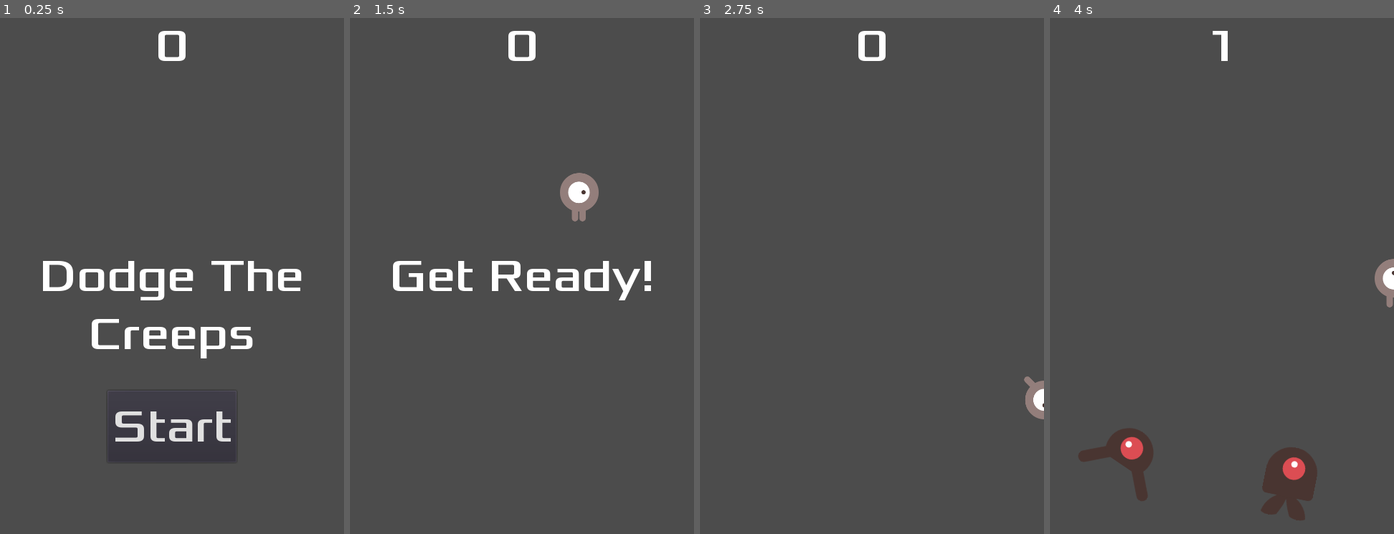
Above: before the commit, frames 1-4 (left to right).
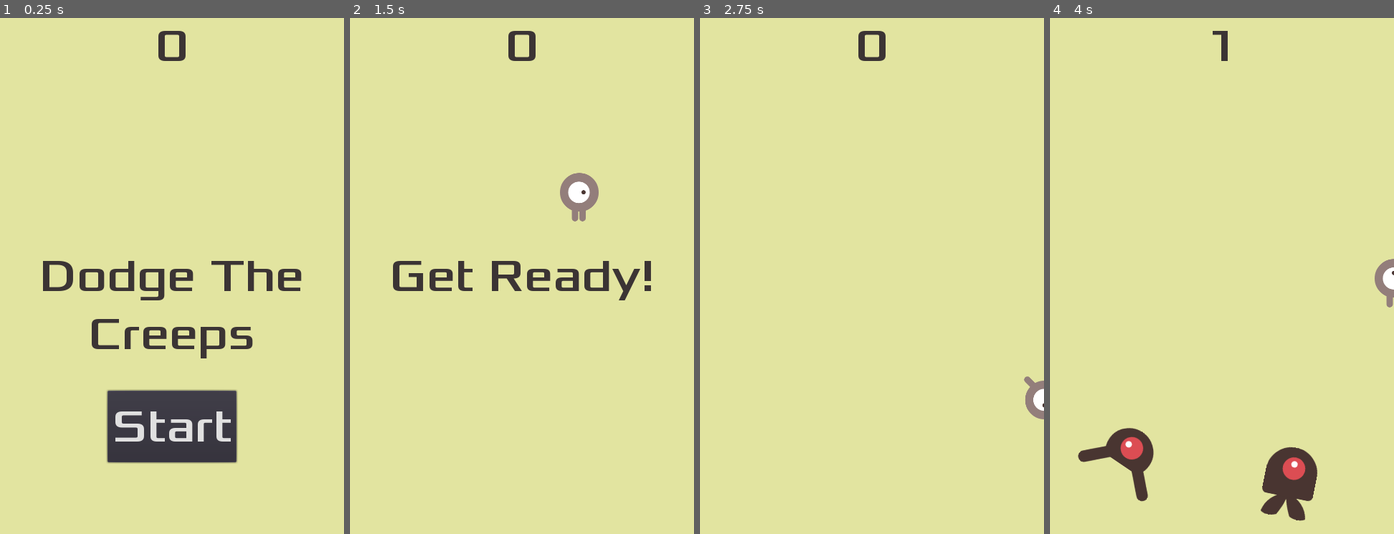
Above: after the commit, the same moments.

Repository: Domogo/dodgeTheCreeps
Game: Godot game, scene res://Main.tscn
The game is run twice, just before and just after one commit, with the same random seed, the same clock (stepped at 60 frames per second) and the same inputs.
Inputs:
- Up to frame 1 (0.25 s): no input
- Up to frame 2 (1.5 s): click "Start" at 0.5 s; tap Enter at 1.25 s; hold Right (ui_right) from 1.28 s (still down)
- Up to frame 3 (2.75 s): release Right (ui_right) at 2.03 s; hold Down (ui_down) from 2.03 s (still down)
- Up to frame 4 (4 s): release Down (ui_down) at 2.78 s; hold Right (ui_right) 2.78-3.53 s; hold Up (ui_up) from 3.53 s (still down)

The runs differ from the first frame. In frame 1, 95% of the frame differs, in the area x 0-100%, y 0-100%; in frame 2, 99%; in frame 3, 100%; in frame 4, 97%.

Commit message:
sound, button shortcut (press space to play)

Diff:
--- a/Main.gd
+++ b/Main.gd
@@ -11,9 +11,12 @@
 	$ScoreTimer.stop()
 	$MobTimer.stop()
 	$HUD.show_game_over()
+	$Music.stop()
+	$DeathSound.play()
 
 
 func new_game():
+	$Music.play()
 	score = 0
 	$HUD.update_score(score)
 	$HUD.show_message("Get Ready!")
@@ -37,6 +40,7 @@
 	# set the velocity ( speed and direction )
 	mob.linear_velocity = Vector2(rand_range(mob.min_speed, mob.max_speed), 0)
 	mob.linear_velocity = mob.linear_velocity.rotated(direction)
+	$HUD.connect("start_game", mob, "_on_start_game")
 
 
 func _on_ScoreTimer_timeout():
--- a/Main.tscn
+++ b/Main.tscn
@@ -1,9 +1,11 @@
-[gd_scene load_steps=6 format=2]
+[gd_scene load_steps=8 format=2]
 
 [ext_resource path="res://Main.gd" type="Script" id=1]
 [ext_resource path="res://objects/Mob.tscn" type="PackedScene" id=2]
 [ext_resource path="res://objects/Player.tscn" type="PackedScene" id=3]
 [ext_resource path="res://ui/HUD.tscn" type="PackedScene" id=4]
+[ext_resource path="res://assets/audio/House In a Forest Loop.ogg" type="AudioStream" id=5]
+[ext_resource path="res://assets/audio/gameover.wav" type="AudioStream" id=6]
 
 [sub_resource type="Curve2D" id=1]
 _data = {
@@ -13,6 +15,11 @@
 [node name="Main" type="Node"]
 script = ExtResource( 1 )
 Mob = ExtResource( 2 )
+
+[node name="ColorRect" type="ColorRect" parent="."]
+anchor_right = 1.0
+anchor_bottom = 1.0
+color = Color( 0.890196, 0.898039, 0.631373, 1 )
 
 [node name="Player" parent="." instance=ExtResource( 3 )]
 
@@ -36,6 +43,12 @@
 rotation = 0.0079363
 
 [node name="HUD" parent="." instance=ExtResource( 4 )]
+
+[node name="Music" type="AudioStreamPlayer" parent="."]
+stream = ExtResource( 5 )
+
+[node name="DeathSound" type="AudioStreamPlayer" parent="."]
+stream = ExtResource( 6 )
 [connection signal="hit" from="Player" to="." method="game_over"]
 [connection signal="timeout" from="MobTimer" to="." method="_on_MobTimer_timeout"]
 [connection signal="timeout" from="ScoreTimer" to="." method="_on_ScoreTimer_timeout"]
--- a/objects/Mob.gd
+++ b/objects/Mob.gd
@@ -4,8 +4,15 @@
 export var max_speed = 250 # maximum speed range
 var mob_types = ["walk", "swim", "fly"]
 
+
 func _ready():
 	$AnimatedSprite.animation = mob_types[randi() % mob_types.size()]
 
+
 func _on_Visibility_screen_exited():
 	queue_free()
+
+
+# on game start erase old mobs
+func _on_start_game():
+	queue_free()
--- a/ui/HUD.tscn
+++ b/ui/HUD.tscn
@@ -11,6 +11,12 @@
 size = 64
 font_data = ExtResource( 2 )
 
+[sub_resource type="InputEventAction" id=3]
+action = "ui_select"
+
+[sub_resource type="ShortCut" id=4]
+shortcut = SubResource( 3 )
+
 [node name="HUD" type="CanvasLayer"]
 script = ExtResource( 1 )
 
@@ -18,6 +24,7 @@
 anchor_right = 1.0
 margin_bottom = 78.0
 custom_fonts/font = SubResource( 1 )
+custom_colors/font_color = Color( 0.235294, 0.207843, 0.207843, 1 )
 text = "0"
 align = 1
 
@@ -28,6 +35,7 @@
 margin_top = -39.0
 margin_bottom = 39.0
 custom_fonts/font = SubResource( 1 )
+custom_colors/font_color = Color( 0.235294, 0.207843, 0.207843, 1 )
 text = "Dodge The Creeps"
 align = 1
 autowrap = true
@@ -42,6 +50,7 @@
 margin_right = 90.0
 margin_bottom = -100.0
 custom_fonts/font = SubResource( 2 )
+shortcut = SubResource( 4 )
 text = "Start"
 
 [node name="MessageTimer" type="Timer" parent="."]
Not shown: 1 places in ui/HUD.tscn that only renumber resources
